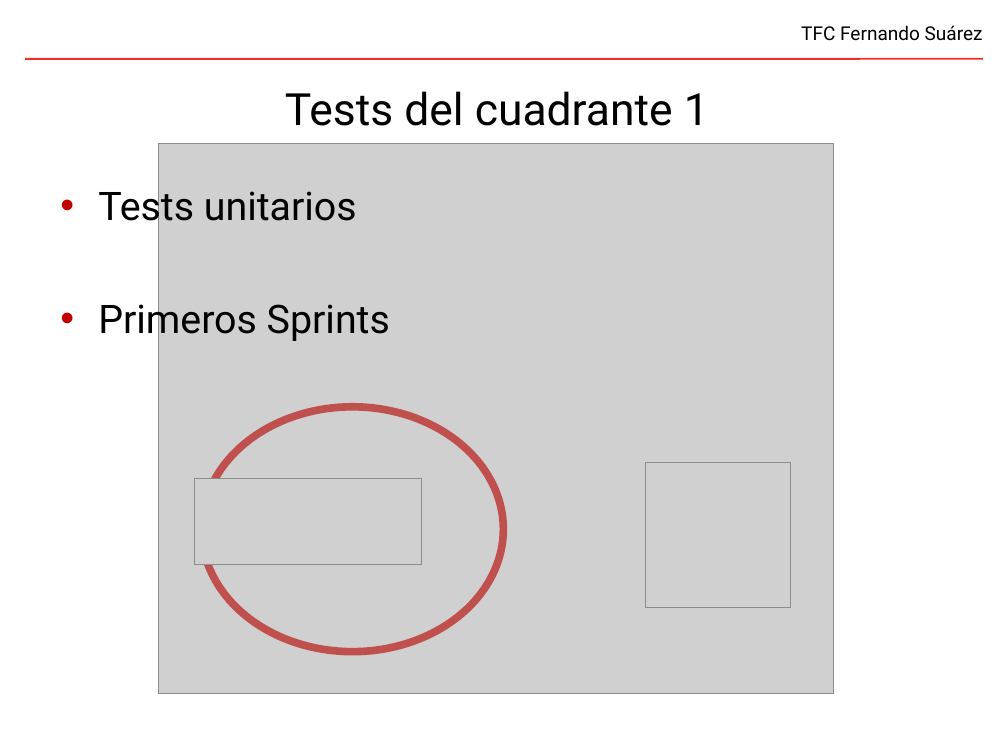
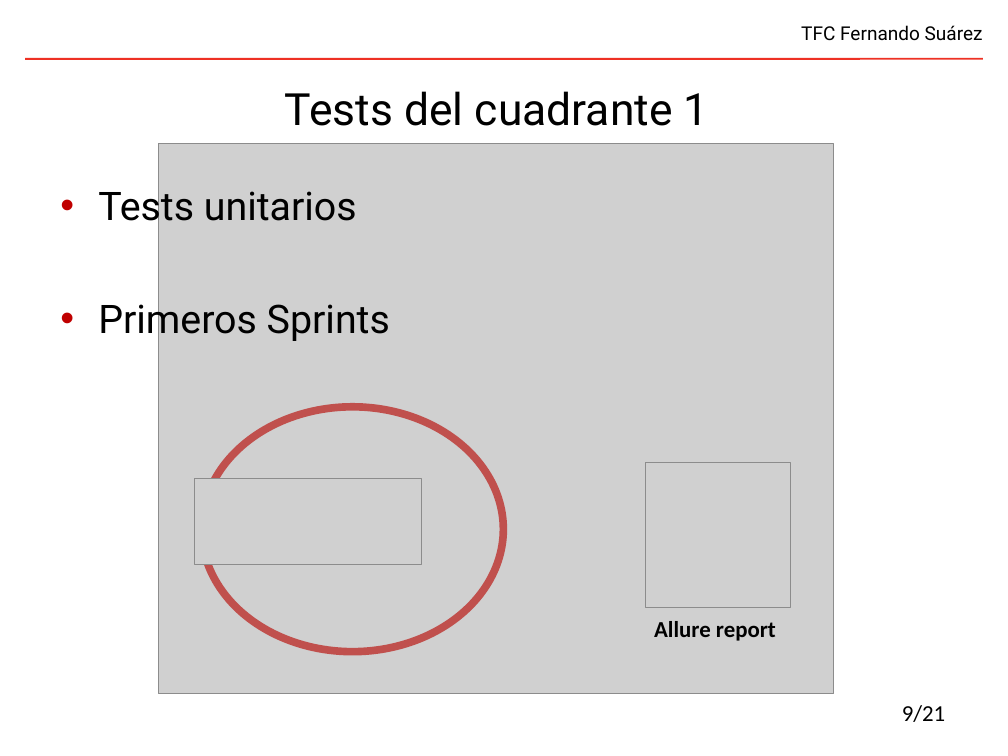
Before and after one commit to fsuarezj/toolBuilder-portlet, a slide deck: slide 9 of doc/presentation/presentacion.odp. Drawn at 1008x756 pixels with LibreOffice and Linux fonts; fonts in the diff are those of the drawing; grey boxes stand for pictures; background and template pictures are left out. Boxes give left, top, right and bottom in pixels: in the first picture for what was removed or moved away, otherwise in the second. Text is boxed around its words. In the diff, an @@ line names an element or a change of style, - is before the commit and + after.

```diff
--- a/doc/presentation/presentacion.odp
+++ b/doc/presentation/presentacion.odp
@@ text added at box(654, 621, 776, 641), 18 pt, text #000000, bold @@
+Allure report
@@ page number added at box(902, 705, 946, 722), 18 pt, text #000000 @@
+9/21
```
Also in this commit, not shown: 20 other slides changed, 1 slide added, 2 slides removed, 1 other file.
